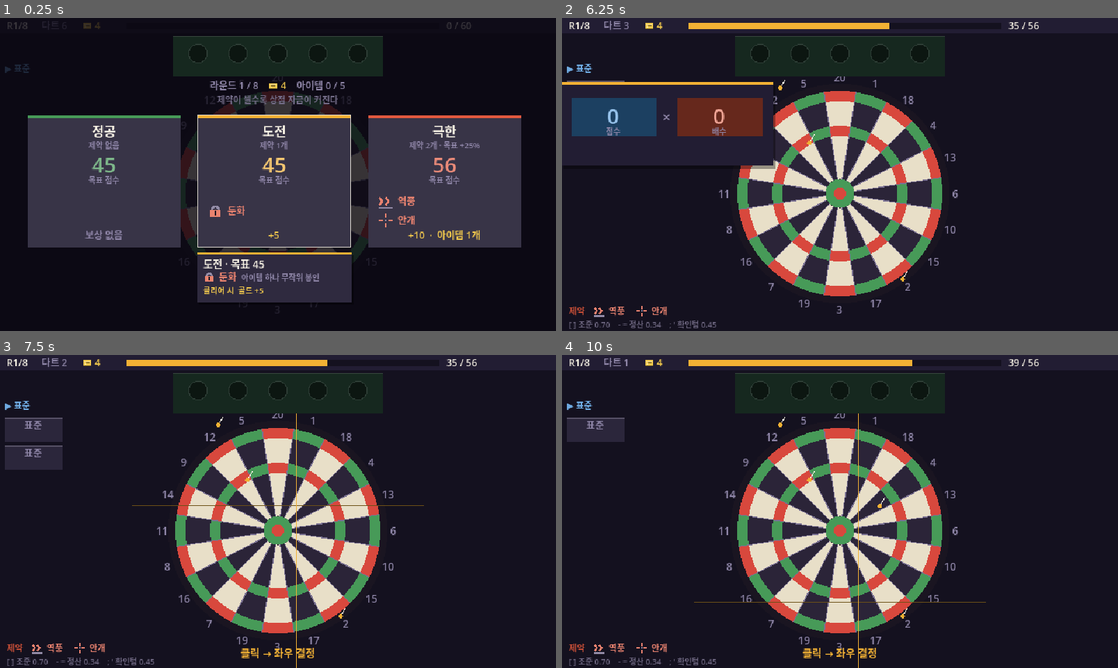
Above: before the commit, frames 1-4 (two rows, left to right).
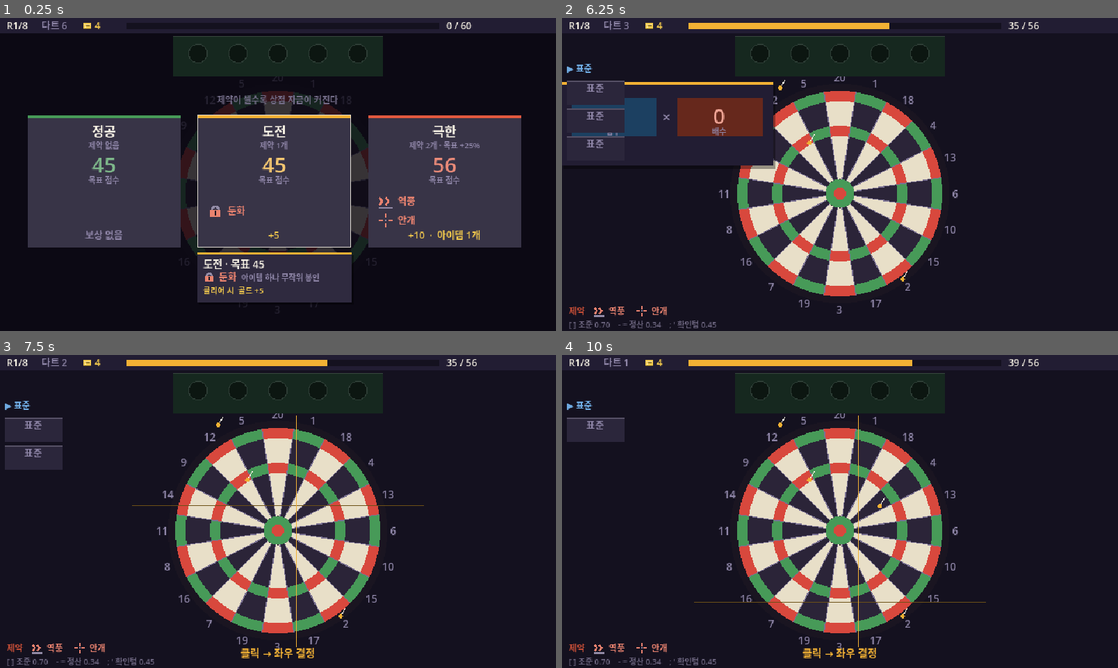
Above: after the commit, the same moments.

Repository: GGbong69/test-03
Game: Godot game, scene res://scenes/main.tscn
Same seed, same stepped clock (60 frames per second), same inputs: the game is played once before the commit and once after it.
Inputs (mouse positions are in pixels of both pictures, inside the frame that each line leads up to):
- Up to frame 1 (0.25 s): no input
- Up to frame 2 (6.25 s): tap Enter at 0.5, 5.75 s; move the mouse to (962, 158) at 0.52 s; click (962, 158) at 0.67 s; tap Space at 0.77, 1.25, 1.52, 3.02, 3.77, 4.52, 6.02 s; move the mouse to (728, 190) at 1.27 s; click (728, 190) at 1.42 s; move the mouse to (895, 105) at 2.02 s; click (895, 105) at 2.17 s; move the mouse to (812, 237) at 2.77 s; click (812, 237) at 2.92 s; move the mouse to (1006, 221) at 3.52 s; click (1006, 221) at 3.67 s; move the mouse to (673, 127) at 4.27 s; click (673, 127) at 4.42 s; move the mouse to (867, 174) at 5.02 s; click (867, 174) at 5.17 s; move the mouse to (756, 96) at 5.77 s; click (756, 96) at 5.92 s
- Up to frame 3 (7.5 s): move the mouse to (400, 495) at 6.52 s; click (400, 495) at 6.67 s; tap Space at 6.77 s; move the mouse to (166, 527) at 7.27 s; click (166, 527) at 7.42 s
- Up to frame 4 (10 s): tap Space at 7.52, 9.02, 9.5, 9.77 s; move the mouse to (895, 442) at 8.02 s; click (895, 442) at 8.17 s; move the mouse to (812, 574) at 8.77 s; click (812, 574) at 8.92 s; move the mouse to (1006, 558) at 9.52 s; click (1006, 558) at 9.67 s

The runs differ from the first frame. In frame 1, 4.1% of the frame differs, in the area x 0-100%, y 0-24%; in frame 2, 1.2%; in frame 3, less than 0.1%; in frame 4, less than 0.1%.

Commit message:
HUD 를 스크림 위로 올리고 중복 표기를 지운다
_draw() 에서 상단바·칩 랙·탄창·팝업을 떼어 _hud_draw() 로
모으고, 상태별 오버레이 다음에 그린다. 화면이 바뀌어도 같은
자리에 남는 것만 판으로 친다.

그래서 상점에서 내 칩이 보인다. 지금까지는 _panel_draw() 가
_scrim() 알파 0.94 밑에 깔려 안 보였다.

같은 값을 화면마다 각자 그리던 중복을 지웠다 — 상점 헤더의
골드·아이템 수, 스테이지 헤더의 라운드·골드·아이템 수, 상점의
탄창 한 줄, 상점 제목. 상태는 매대와 카드가 이미 말한다.
_mag_text() 는 호출부가 사라져 함수째 지웠다.

_draw_stage 가 끝에서 _panel_draw() 를 다시 부르던 것도 지웠다.
한 프레임에 두 번 그리고 있었다.

조준 세로선을 BC.y±168(y 34~370)에서 y 70~336 으로 잘랐다.
기존 길이는 칩 랙을 242x33 만큼 지나며 그 밑으로 사라졌다.
70 은 SWING 기준 aim.y 최소값이라 실제로 훑는 구간과 같다.

_open_shop 에서 sealed 를 지우고 랙 스프링을 멈춘다. 랙이 상점에
서게 됐으므로 안 지우면 지난 판 봉인 딱지가 유령으로 남는다.
_gold_from_items() 가 sealed 를 읽으므로 _finish_round 안에서는
지울 수 없다.

배치는 LAY 표 하나로 모았다. 줄을 지우고 _hud_draw() 의 호출
한 줄을 지우면 그 판만 사라진다.

Co-Authored-By: Claude Opus 5 <noreply@anthropic.com>

Diff:
--- a/scripts/game.gd
+++ b/scripts/game.gd
@@ -18,6 +18,35 @@
 
 const SECTORS_BASE := [20, 1, 18, 4, 13, 6, 10, 15, 2, 17, 3, 19, 7, 16, 8, 11, 14, 9, 12, 5]
 const DBL_OUT := 1.00
+
+# ══════════════════════════════════════════════════════════
+#  HUD 배치표
+#  화면 좌표는 전부 여기서만 정한다. 각 판 구획은 자기 줄만 읽는다.
+#  줄을 지우고 _hud_draw() 의 호출 한 줄을 지우면 그 판만 사라진다.
+#  (매대·스테이지 카드·점수 카드·진행바는 기존 좌표 함수 그대로 둔다)
+# ══════════════════════════════════════════════════════════
+const LAY := {
+	"bar":        Rect2(0.0, 0.0, 640.0, 18.0),
+	"bar_cut":    [100.0, 584.0],
+	"bar_pip":    Rect2(44.0, 7.0, 5.0, 5.0),
+	"bar_pip_dx": 7.0,
+	"bar_gauge":  Rect2(146.0, 6.0, 360.0, 7.0),
+	"bar_score":  514.0,
+	"bar_mod":    588.0,
+
+	"bank":       Rect2(4.0, 21.0, 72.0, 46.0),
+	"sell":       Rect2(80.0, 21.0, 74.0, 46.0),
+	"cap":        Rect2(445.0, 21.0, 37.0, 46.0),
+
+	"mag":        Rect2(4.0, 71.0, 72.0, 228.0),
+	"mag_hand":   Rect2(8.0, 88.0, 64.0, 18.0),
+	"mag_slot":   Rect2(8.0, 110.0, 64.0, 27.0),
+	"mag_dy":     31.0,
+
+	"strip":      Rect2(160.0, 71.0, 320.0, 25.0),
+	"strip_x0":   206.0,
+	"strip_dx":   44.0,
+}
 
 const C_BG := Color("14111f")
 const C_LIGHT := Color("e8dfc8")
@@ -329,6 +358,11 @@
 
 
 func _open_shop() -> void:
+	# 라운드가 끝났다. 상점에 랙이 서므로 안 지우면 지난 판 "봉인" 딱지가
+	# 유령으로 남는다. _gold_from_items() 가 sealed 를 읽으므로
+	# _finish_round 안에서는 지우면 안 된다 — 여기가 유일하게 안전한 지점이다.
+	sealed = -1
+	_panel_reset()
 	rerolls_used = 0
 	reroll_cost = _reroll_price()
 	_roll_stock()
@@ -404,16 +438,6 @@
 		if magazine[i].id == "std":
 			return i
 	return -1
-
-
-func _mag_text() -> String:
-	var cnt := {}
-	for d in magazine:
-		cnt[d.n] = cnt.get(d.n, 0) + 1
-	var parts := []
-	for k in cnt:
-		parts.append("%s×%d" % [k, cnt[k]])
-	return "  ".join(parts)
 
 
 func _apply_mod(id: String) -> void:
@@ -1050,13 +1074,9 @@
 
 	_draw_board()
 	_draw_fx()
-	_draw_magazine()
 	_draw_darts()
 	_draw_aim()
-	_draw_topbar()
-	_panel_draw()
 	_draw_card()
-	_draw_pops()
 
 	if state == S.CLEAR:
 		_draw_clear()
@@ -1069,10 +1089,35 @@
 	else:
 		_draw_hint()
 
+	# 화면이 바뀌어도 같은 자리에 남는 것만 판이다 — 그래서 스크림 뒤에 그린다.
+	_hud_draw()
 	_tip_draw(sh)
 	draw_set_transform(Vector2.ZERO)
 	if screen_flash > 0.0:
 		draw_rect(Rect2(Vector2.ZERO, VIEW), Color(1.0, 1.0, 1.0, screen_flash * 0.34))
+
+
+# ══════════════════════════════════════════════════════════
+#  HUD 배급기
+# ──────────────────────────────────────────────────────────
+#  상태별 노출은 여기 한 곳에만 있다. 각 판은 자기 그리기만 안다.
+# ══════════════════════════════════════════════════════════
+
+func _is_play() -> bool:
+	return state == S.PICK or state == S.AIM_V or state == S.AIM_H \
+			or state == S.CONFIRM or state == S.FLY or state == S.RESOLVE
+
+
+func _hud_draw() -> void:
+	if state == S.OVER:
+		return
+	_draw_topbar()
+	if state != S.CLEAR:            # 정산 화면은 그 자체가 명세다
+		_panel_draw()
+		if _is_play():
+			_draw_magazine()
+	# 판매 팝업이 스크림(알파 0.94) 밑에 깔리면 안 보인다 — 판 다음에 그린다.
+	_draw_pops()
 
 
 func annulus_at(c: Vector2, ri: float, ro: float, a0: float, a1: float,
@@ -1210,10 +1255,10 @@
 	elif state == S.AIM_H:
 		draw_line(Vector2(BC.x - 168.0, aim.y), Vector2(BC.x + 168.0, aim.y),
 				C_ACC.darkened(0.55), 1.0)
-		draw_line(Vector2(aim.x, BC.y - 168.0), Vector2(aim.x, BC.y + 168.0), C_ACC, 1.0)
+		draw_line(Vector2(aim.x, 70.0), Vector2(aim.x, 336.0), C_ACC, 1.0)
 	elif state == S.CONFIRM:
 		draw_line(Vector2(BC.x - 168.0, aim.y), Vector2(BC.x + 168.0, aim.y), C_ACC, 1.0)
-		draw_line(Vector2(aim.x, BC.y - 168.0), Vector2(aim.x, BC.y + 168.0), C_ACC, 1.0)
+		draw_line(Vector2(aim.x, 70.0), Vector2(aim.x, 336.0), C_ACC, 1.0)
 		var e := 1.0 - pow(1.0 - clampf(confirm_t / maxf(ch(), 0.001), 0.0, 1.0), 3.0)
 		draw_arc(aim, lerpf(22.0, 7.0, e), 0.0, TAU, 24, C_TXT, 1.0)
 		draw_arc(aim, lerpf(30.0, 11.0, e), 0.0, TAU, 24, Color(C_TXT, 0.3), 1.0)
@@ -1795,6 +1840,9 @@
 			for i in stock.size():
 				if _stock_rect(i).has_point(m):
 					return {"k": "stock", "i": i}
+			for i in GameData.MAX_ITEMS:
+				if _slot_rect(i).has_point(m):
+					return {"k": "rack", "i": i}
 		S.STAGE:
 			for i in stage_pick.size():
 				if _stage_rect(i).has_point(m):
@@ -2043,15 +2091,6 @@
 	# 보드가 비쳐 보이게 얇게 덮는다 — 개조 상태를 확인하면서 고르라고
 	draw_rect(Rect2(Vector2.ZERO, VIEW), Color(0.04, 0.03, 0.07, 0.80))
 
-	# 아이템 패널이 y 21~65 를 차지하므로 그 아래에서 시작한다
-	var s_pre := "라운드 %d / %d    " % [round_no, GameData.ROUNDS]
-	var s_post := "    아이템 %d / %d" % [owned.size(), GameData.MAX_ITEMS]
-	var w_pre := font.get_string_size(s_pre, HORIZONTAL_ALIGNMENT_LEFT, -1, 11).x
-	var w_post := font.get_string_size(s_post, HORIZONTAL_ALIGNMENT_LEFT, -1, 11).x
-	var sx := (VIEW.x - (w_pre + gold_w(str(gold), 11) + w_post)) * 0.5
-	draw_string(font, Vector2(sx, 82), s_pre, HORIZONTAL_ALIGNMENT_LEFT, -1, 11, C_DIM)
-	sx += w_pre + draw_gold_at(sx + w_pre, 82.0, str(gold), 11, C_GOLD)
-	draw_string(font, Vector2(sx, 82), s_post, HORIZONTAL_ALIGNMENT_LEFT, -1, 11, C_DIM)
 	draw_string(font, Vector2(0, 98), "제약이 셀수록 상점 자금이 커진다",
 			HORIZONTAL_ALIGNMENT_CENTER, VIEW.x, 10, C_DIM.darkened(0.2))
 
@@ -2094,8 +2133,6 @@
 				HORIZONTAL_ALIGNMENT_CENTER, r.size.x,
 				11, C_GOLD if sp.d.gold > 0 else C_DIM)
 
-	_panel_draw()
-
 	draw_string(font, Vector2(0, 292), "판을 눌러 시작",
 			HORIZONTAL_ALIGNMENT_CENTER, VIEW.x, 11, C_TXT)
 	draw_string(font, Vector2(0, 312), "뒤에 보이는 보드가 지금 네 보드다",
@@ -2104,20 +2141,10 @@
 
 func _draw_shop() -> void:
 	_scrim()
-	draw_string(font, Vector2(0, 40), "상점", HORIZONTAL_ALIGNMENT_CENTER, VIEW.x, 20, C_ACC)
-	var gc: Color = C_GOLD.lerp(C_MULT, deny_flash)
-	var gx := randf_range(-deny_flash, deny_flash) * 3.0
-	var h_post := "    아이템 %d / %d" % [owned.size(), GameData.MAX_ITEMS]
-	var h_w := font.get_string_size(h_post, HORIZONTAL_ALIGNMENT_LEFT, -1, 12).x
-	var hx := gx + (VIEW.x - (gold_w(str(gold), 12) + h_w)) * 0.5
-	hx += draw_gold_at(hx, 62.0, str(gold), 12, gc)
-	draw_string(font, Vector2(hx, 62), h_post, HORIZONTAL_ALIGNMENT_LEFT, -1, 12, gc)
 	if deny_flash > 0.0:
 		draw_string(font, Vector2(0, 300), "골드가 부족하거나 슬롯이 꽉 찼다",
 				HORIZONTAL_ALIGNMENT_CENTER, VIEW.x, 11,
 				Color(C_MULT.lightened(0.3), deny_flash))
-	draw_string(font, Vector2(0, 80), "탄창  " + _mag_text(),
-			HORIZONTAL_ALIGNMENT_CENTER, VIEW.x, 10, C_CHIP.lightened(0.25))
 	for i in stock.size():
 		var r := _stock_rect(i)
 		var s: Dictionary = stock[i]
